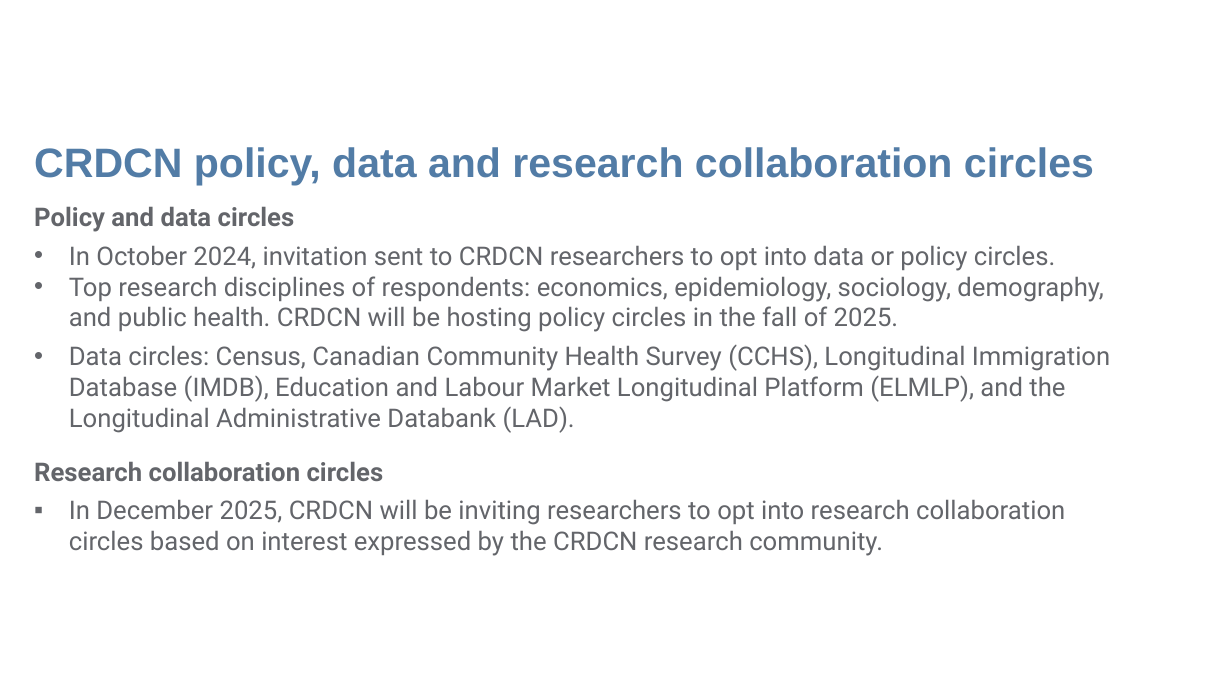
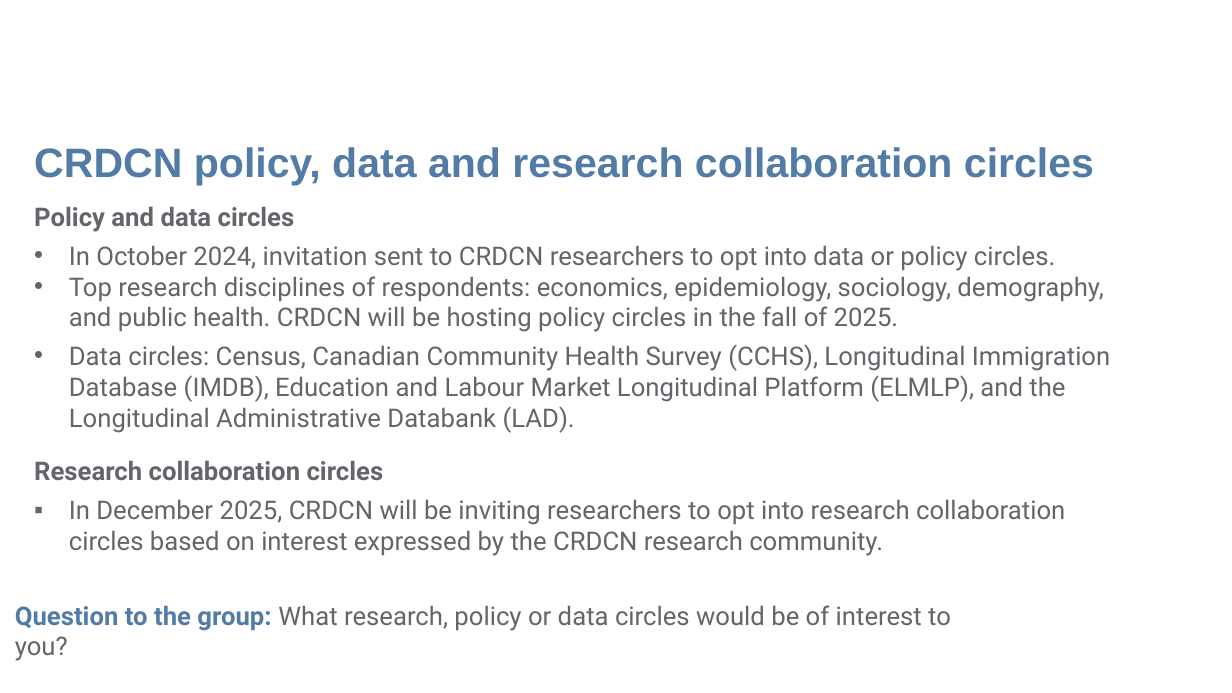
Before and after one commit to CRDCN/RAD_Training, a slide deck: slide 11 of Provincial outreach deck.pptx (slide 14 before the commit). Drawn at 1232x693 pixels with LibreOffice and Linux fonts; fonts in the diff are those of the drawing; background and template pictures are left out. Boxes give left, top, right and bottom in pixels: in the first picture for what was removed or moved away, otherwise in the second. Text is boxed around its words. In the diff, an @@ line names an element or a change of style, - is before the commit and + after.

```diff
--- a/Provincial outreach deck.pptx
+++ b/Provincial outreach deck.pptx
@@ text added at <box>15,605,951,631</box>, 20 pt, text #63656A @@
+Question to the group: What research, policy or data circles would be of interest to you?
```
Also in this commit, not shown: 6 other slides changed, 2 slides removed, 2 other files.
